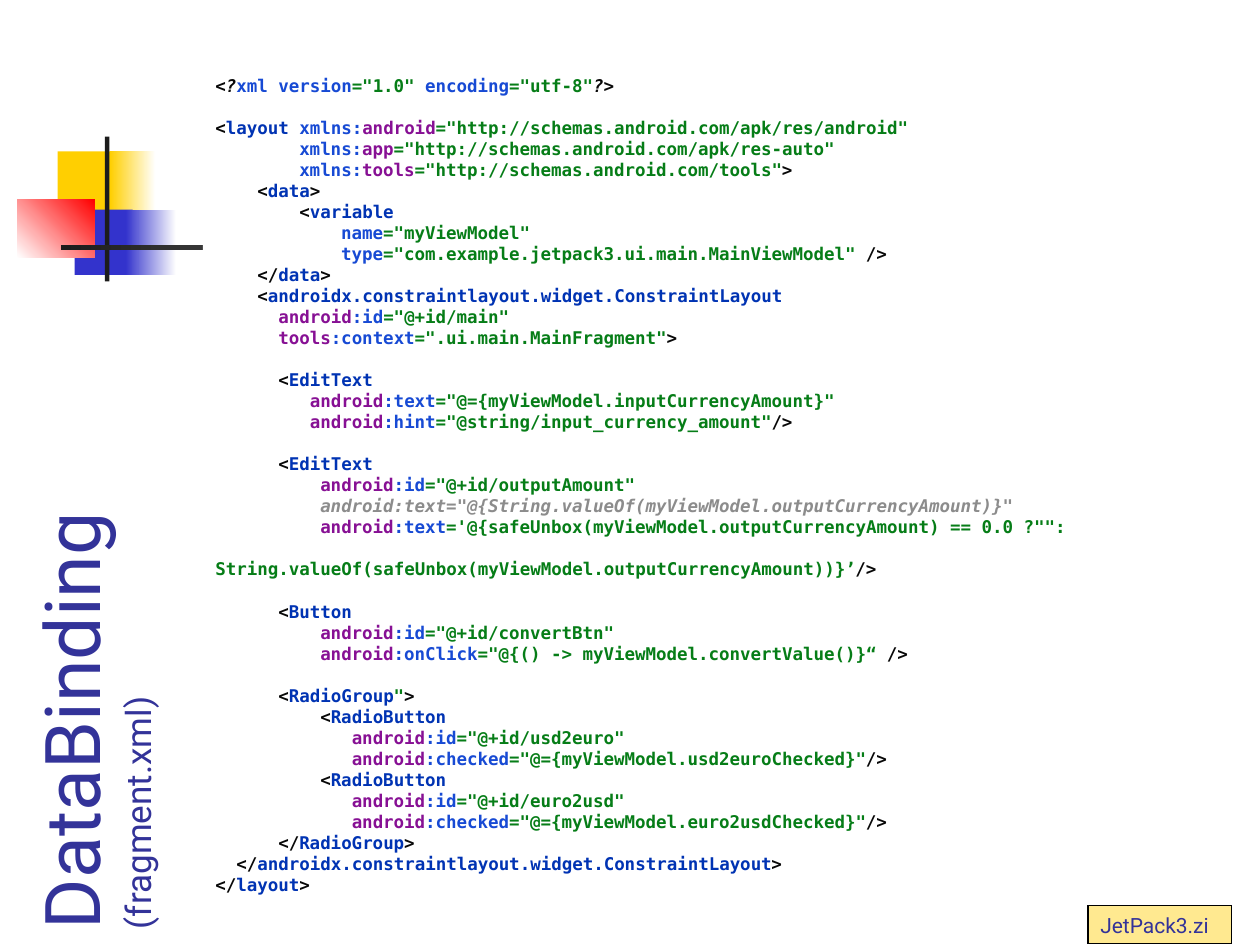
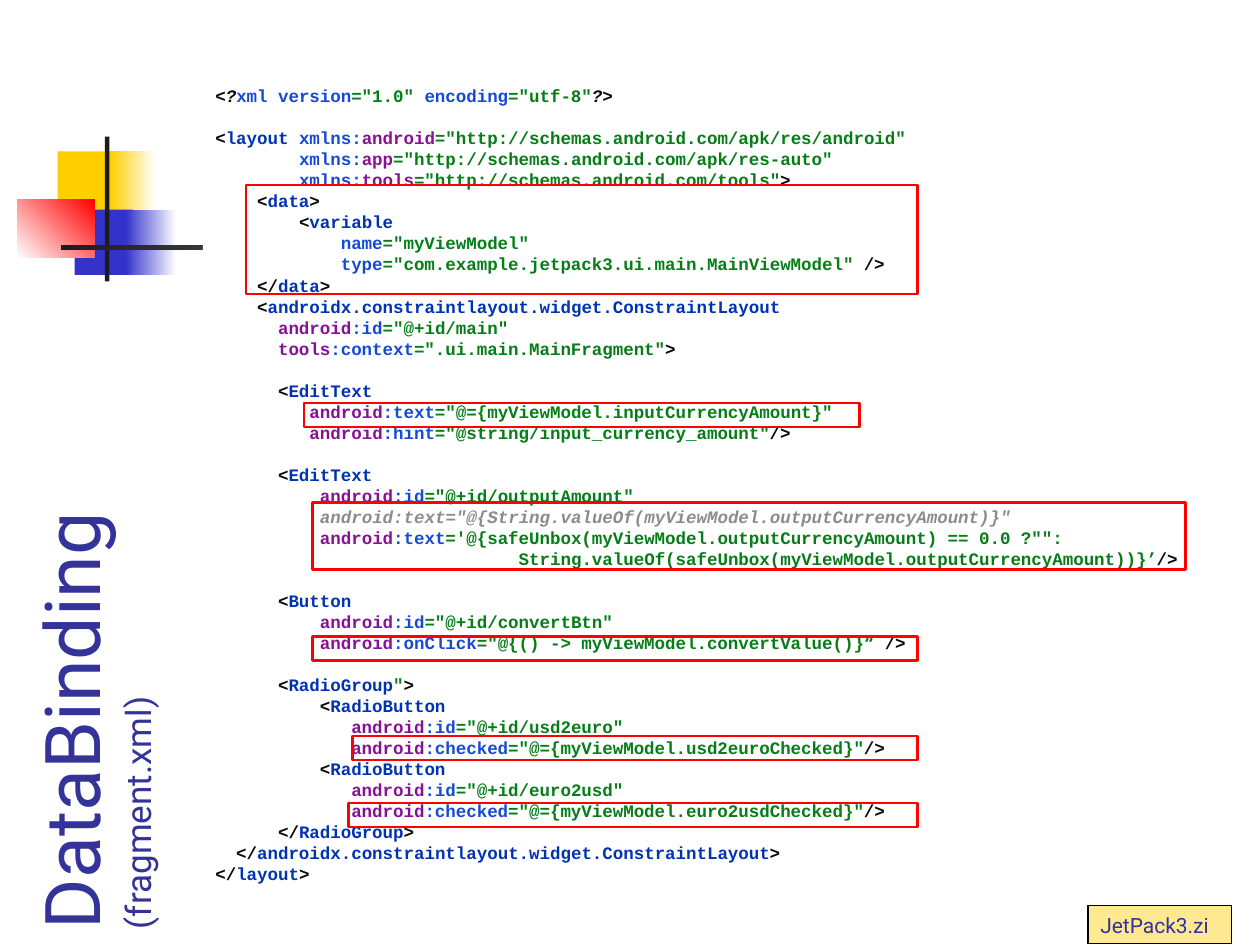
Before and after one commit to vmandro/Prednasky, a slide deck: slide 14 of 07/07_Android.ppt (slide 13 before the commit). Drawn at 1260x945 pixels with LibreOffice and Linux fonts; fonts in the diff are those of the drawing. Boxes give left, top, right and bottom in pixels: in the first picture for what was removed or moved away, otherwise in the second. Text is boxed around its words. In the diff, an @@ line names an element or a change of style, - is before the commit and + after.

```diff
--- a/07/07_Android.ppt
+++ b/07/07_Android.ppt
@@ text "<?xml version="1.0" encoding="utf-8"?> <layout xmlns:android ...": place and size @@
-text "<?xml version="1.0" encoding="utf-8"?> <layout xmlns:android ..." at bbox=[215, 78, 1014, 895]
+text "<?xml version="1.0" encoding="utf-8"?> <layout xmlns:android ..." at bbox=[215, 90, 1178, 884]
@@ text "<?xml version="1.0" encoding="utf-8"?> <layout xmlns:android ..." at bbox=[215, 90, 1178, 884]: font DejaVu Sans Mono to Courier New @@
@@ rectangle added at bbox=[246, 185, 917, 295], outline #FF0000 1.5 pt @@
@@ rectangle added at bbox=[304, 403, 859, 427], outline #FF0000 1.5 pt @@
@@ rectangle added at bbox=[312, 503, 1186, 570], outline #FF0000 1.5 pt @@
@@ rectangle added at bbox=[312, 636, 917, 660], outline #FF0000 1.5 pt @@
@@ rectangle added at bbox=[353, 736, 919, 760], outline #FF0000 1.5 pt @@
@@ rectangle added at bbox=[348, 803, 917, 827], outline #FF0000 1.5 pt @@
```
Also in this commit, not shown: 15 other slides changed, 1 slide added, 4 other files.
